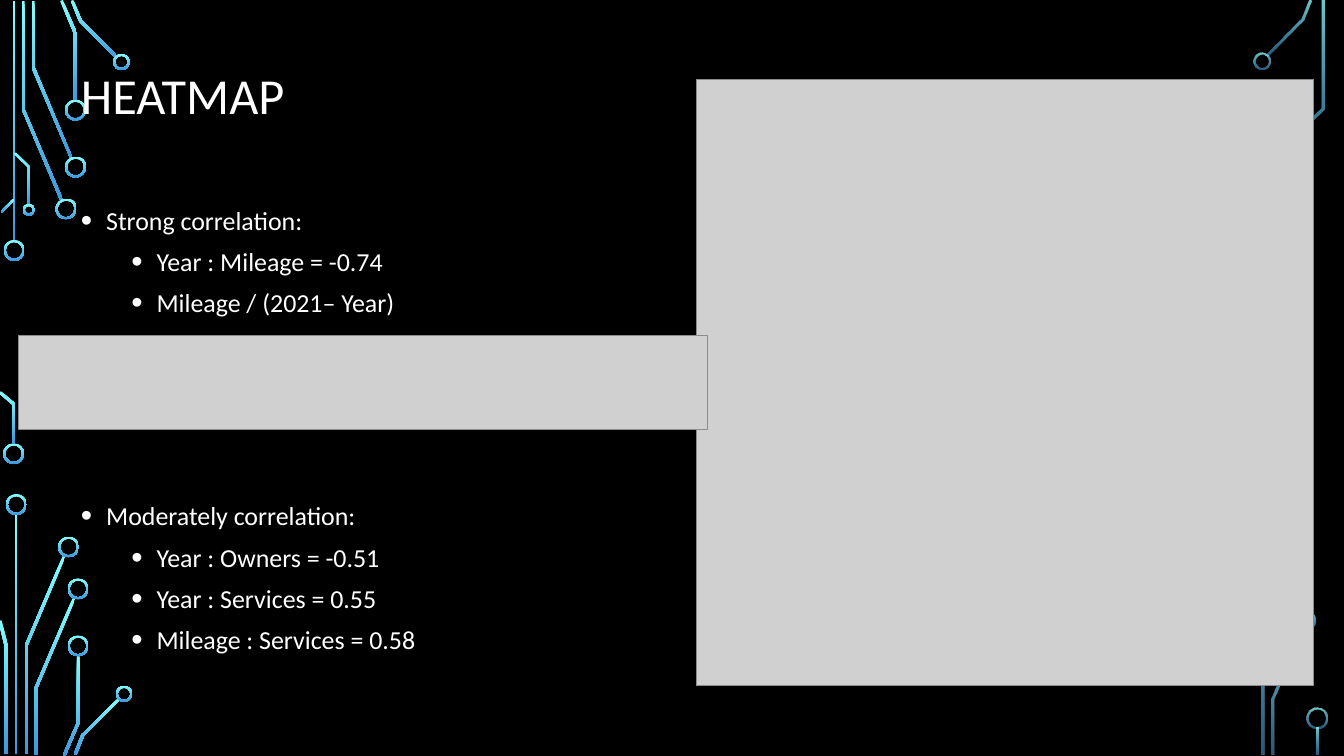
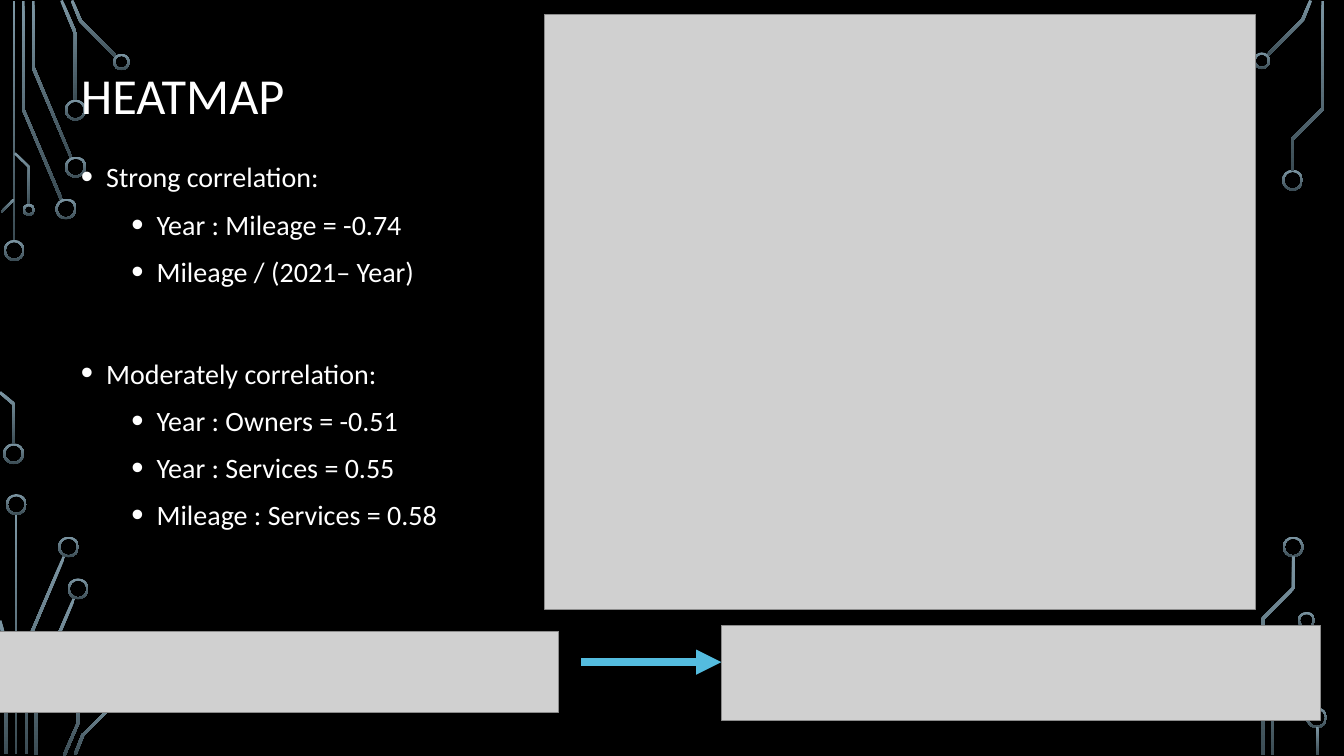
Before and after one commit to hzhi54/Cars_Price_Regression_Project, a slide deck: slide 5 of Presentation.pptx. Drawn at 1344x756 pixels with LibreOffice and Linux fonts; fonts in the diff are those of the drawing; grey boxes stand for pictures; background and template pictures are left out. Boxes give left, top, right and bottom in pixels: in the first picture for what was removed or moved away, otherwise in the second. Text is boxed around its words. In the diff, an @@ line names an element or a change of style, - is before the commit and + after.

```diff
--- a/Presentation.pptx
+++ b/Presentation.pptx
@@ fill gradient #82FFFF to #3D97DE to gradient #7C96A3 to #3B4C54 in 32 elements at (4, 240, 25, 261), (3, 444, 24, 465), (22, 1, 63, 201), (55, 199, 77, 220), (31, 1, 72, 158), (60, 0, 78, 101), (65, 156, 86, 177), (65, 100, 86, 121), (71, 0, 117, 58), (113, 53, 131, 70), (1, 199, 15, 213), (0, 391, 15, 445), (14, 152, 30, 205), (22, 204, 34, 216), (15, 514, 18, 755), (24, 556, 65, 754), (6, 494, 27, 515), (0, 620, 7, 754), (58, 536, 80, 558), (34, 598, 76, 755), (63, 655, 80, 756), (68, 579, 89, 600), (74, 698, 120, 755), (1266, 0, 1313, 56), (1253, 52, 1270, 70), (1271, 628, 1305, 755), (1299, 612, 1316, 629), (1292, 1, 1325, 171), (1261, 557, 1296, 755), (1307, 708, 1328, 729), (1317, 727, 1320, 755), (12, 1, 15, 242) @@
@@ picture: place and size @@
-picture at (697, 79, 1315, 686)
+picture at (545, 14, 1256, 610)
@@ text "Strong correlation:": place and size @@
-text "Strong correlation:" at (106, 212, 415, 654)
+text "Strong correlation:" at (106, 167, 437, 530)
@@ text "Strong correlation:" at (106, 167, 437, 530): size 18.5 to 20 pt; line spacing 1.1 to 1.2 @@
@@ freeform shape added at (1282, 169, 1304, 191), fill gradient #7C96A3 to #3B4C54 @@
@@ picture removed at (18, 335, 708, 430) @@
@@ freeform shape added at (1284, 536, 1305, 558), fill gradient #7C96A3 to #3B4C54 @@
@@ picture added at (722, 625, 1321, 720) @@
@@ picture added at (0, 631, 559, 713) @@
@@ freeform shape removed at (68, 635, 89, 656) @@
@@ freeform shape removed at (116, 686, 133, 702) @@
@@ arrow added from (582, 662) to (722, 662), #54BCDF 6 pt @@
```
Also in this commit, not shown: 9 other slides changed, 5 other files.
